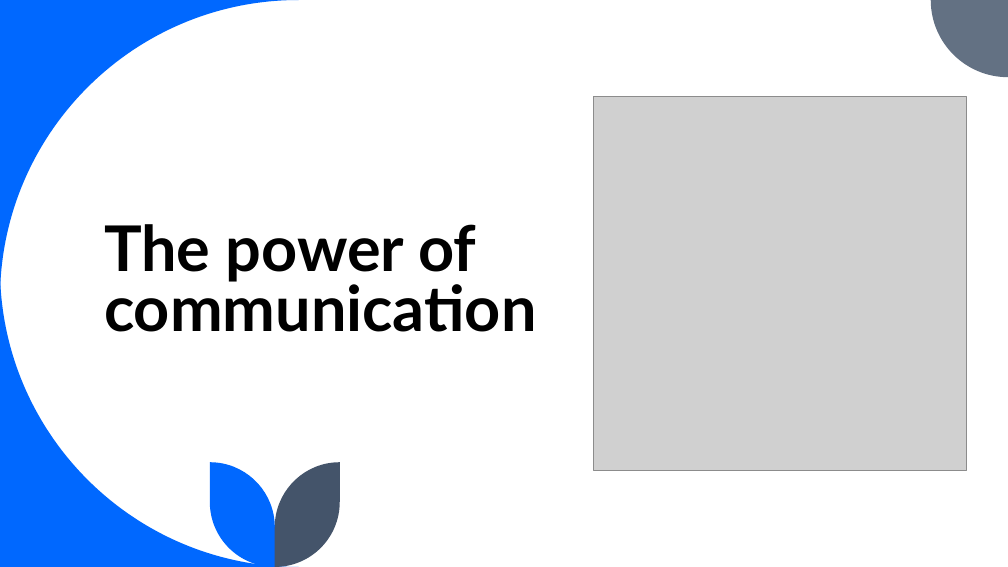
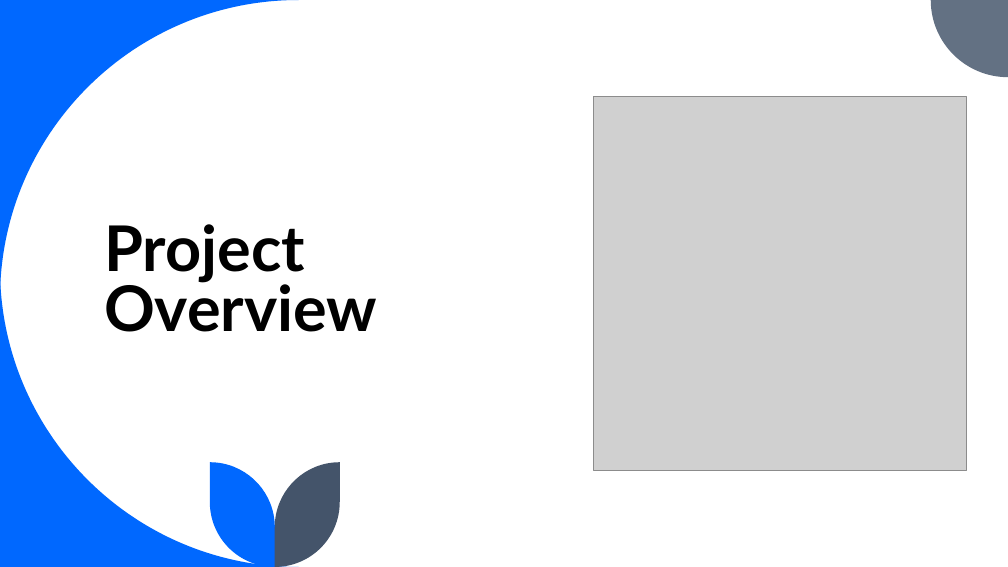
Before and after one commit to sifatulrabbi/learn-csharp-openxml, a slide deck: slide 3 of test-files/universal-presentation-fdsfa3432412f.pptx. Drawn at 1008x567 pixels with LibreOffice and Linux fonts; fonts in the diff are those of the drawing; grey boxes stand for pictures. Boxes give left, top, right and bottom in pixels: in the first picture for what was removed or moved away, otherwise in the second. Text is boxed around its words. In the diff, an @@ line names an element or a change of style, - is before the commit and + after.

```diff
--- a/test-files/universal-presentation-fdsfa3432412f.pptx
+++ b/test-files/universal-presentation-fdsfa3432412f.pptx
@@ title at (104, 224, 377, 332): text changed @@
-The power of communication
+Project Overview
```
Also in this commit, not shown: 12 other slides changed, 3 other files.
